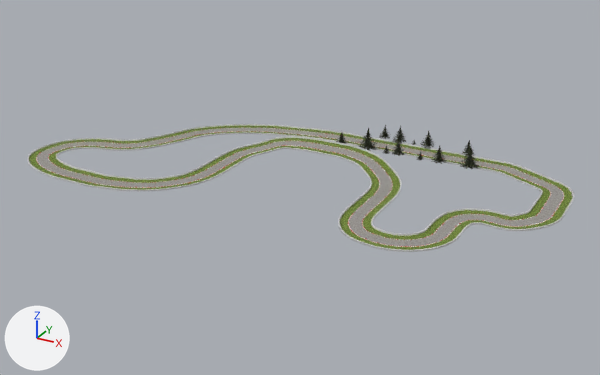
An edit to the glTF model data/track/racetrack.gltf, drawn before and after from the same camera.
One viewpoint serves both versions: a camera (50 mm lens) standing at (463.0, -1148.0, 470.0) and looking at (-79.0, -163.0, -22.0). The axes (+X, +Y, +Z) are drawn at lower left. The lights are the same throughout. The first picture is the older version. Where no turn or scale is listed for an object, it has been applied to the vertices. Vertices at exactly the same position are counted once.

In view in the first picture: 'road' and 9 more.
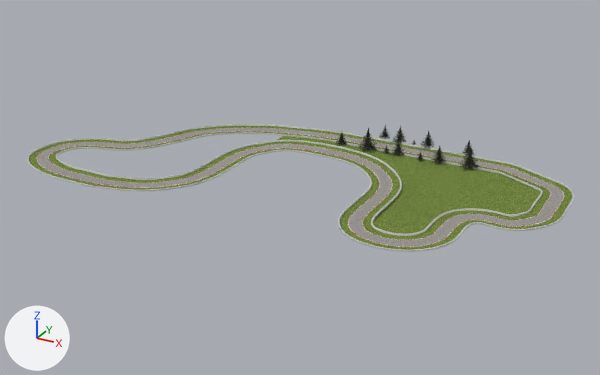
Changed parts and their boxes (x1, y1, x2, y2) in the pictures (600 x 375 px; the box of a moved part takes in the faces that stretch with it):
'Plane', added (green): after (277, 136, 541, 234)
part 1 of me_plane, moved or reshaped: before (257, 136, 393, 173); after (257, 140, 393, 173)

Edits to the bpy script that builds the scene:
```text
Change me_plane:
    used by ob_road; location = (0.0, 0.0, 0.0)
    remove me_plane.from_pydata(...)  # 19368 vertices, 34432 faces; spans x -486.0..292.0, y -350.0..22.0, z 0.0..13.0
    add me_plane.from_pydata(...)  # 19368 vertices, 34432 faces; spans x -486.0..292.0, y -350.0..22.0, z 0.0..7.0
    me_plane part 1: 1934 of 19368 vertices moved; they spanned x -194.0..33.0, y -115.0..-52.0, z 1.0..13.0 and now span x -195.0..34.0, y -115.0..-52.0, z 0.0..7.0; mean shift (0.0, 0.0, -4.0); largest move (-44.0, -53.0, 11.0) -> (-44.0, -53.0, 4.0)
Add me_plane_001:
    me_plane_001.from_pydata(...)  # 51 vertices, 70 faces; spans x -180.0..250.0, y -239.0..20.0, z -4.0..4.0
    me_plane_001.materials.append(mat_grass1)  # picture img_grass1_basecolor
Add ob_plane:
    ob_plane = bpy.data.objects.new('Plane', me_plane_001)
    ob_plane.location = (0.0, -42.0, 0.0)
```
